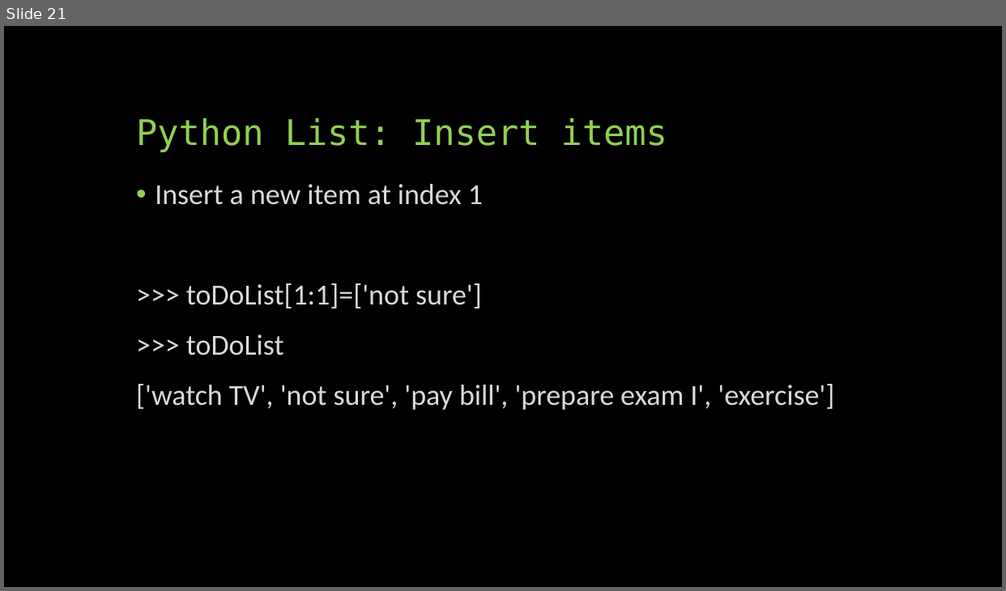
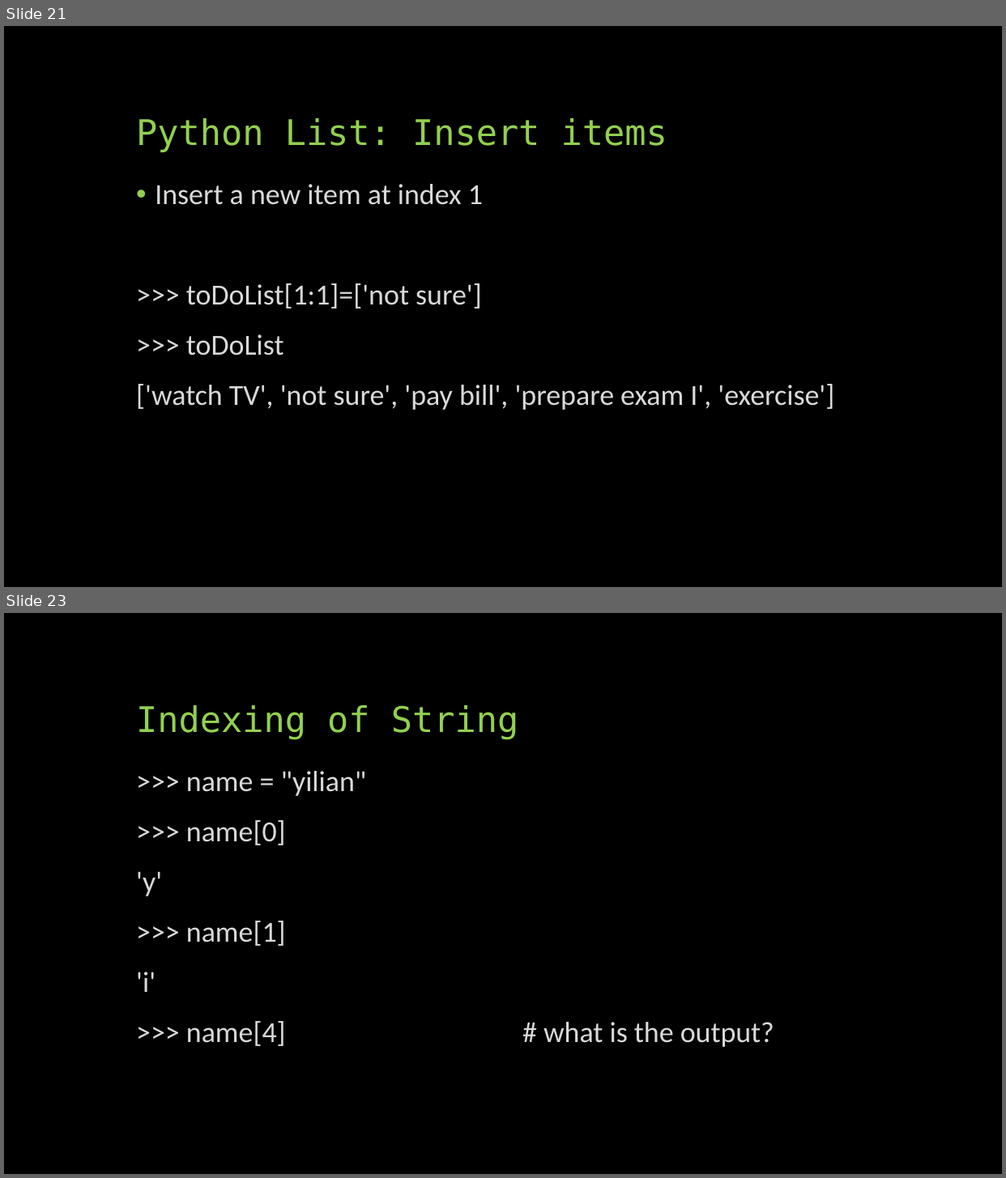
Before and after one commit to yilianz/CSCI125, a slide deck: LectureNotes/PythonBasic.pptx. Shown one above the other, each under a label of ours: slide 21 before the commit, slides 21 and 23 after it; the slides between them are not shown. The pictures are 1006x591 and 1006x1178 pixels, drawn with LibreOffice and Linux fonts; fonts in the diff are those of the drawing. Boxes give left, top, right and bottom in pixels: in the first picture for what was removed or moved away, otherwise in the second. Text is boxed around its words. In the diff, an @@ line names an element or a change of style, - is before the commit and + after.

```diff
--- a/LectureNotes/PythonBasic.pptx
+++ b/LectureNotes/PythonBasic.pptx
@@ slide 23 added at [4, 613, 1002, 1174], background #000000 @@
@@ title added at [136, 705, 518, 740], 34 pt, text #92D050 @@
+Indexing of String
@@ text added at [136, 771, 774, 1047], 28 pt, text #D9D9D9 @@
+>>> name = "yilian"
+>>> name[0]
+'y'
+>>> name[1]
+'i'
+>>> name[4] # what is the output?
```
Also in this commit, not shown: 3 other slides added, 3 other files.
